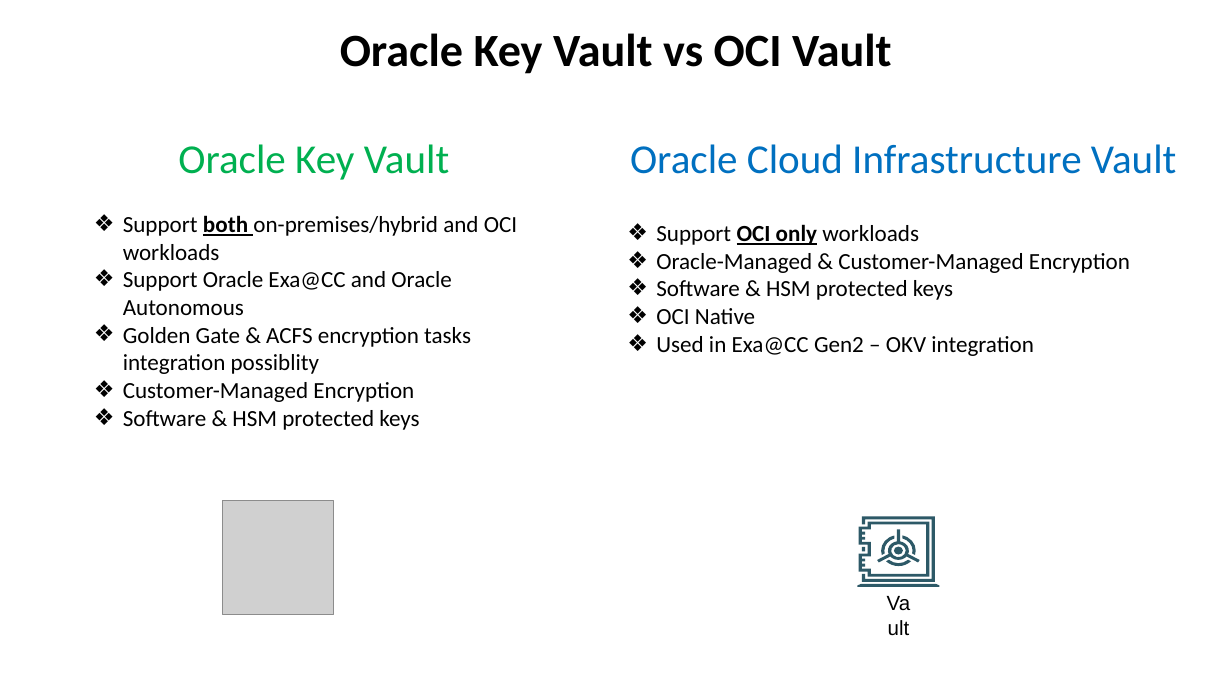
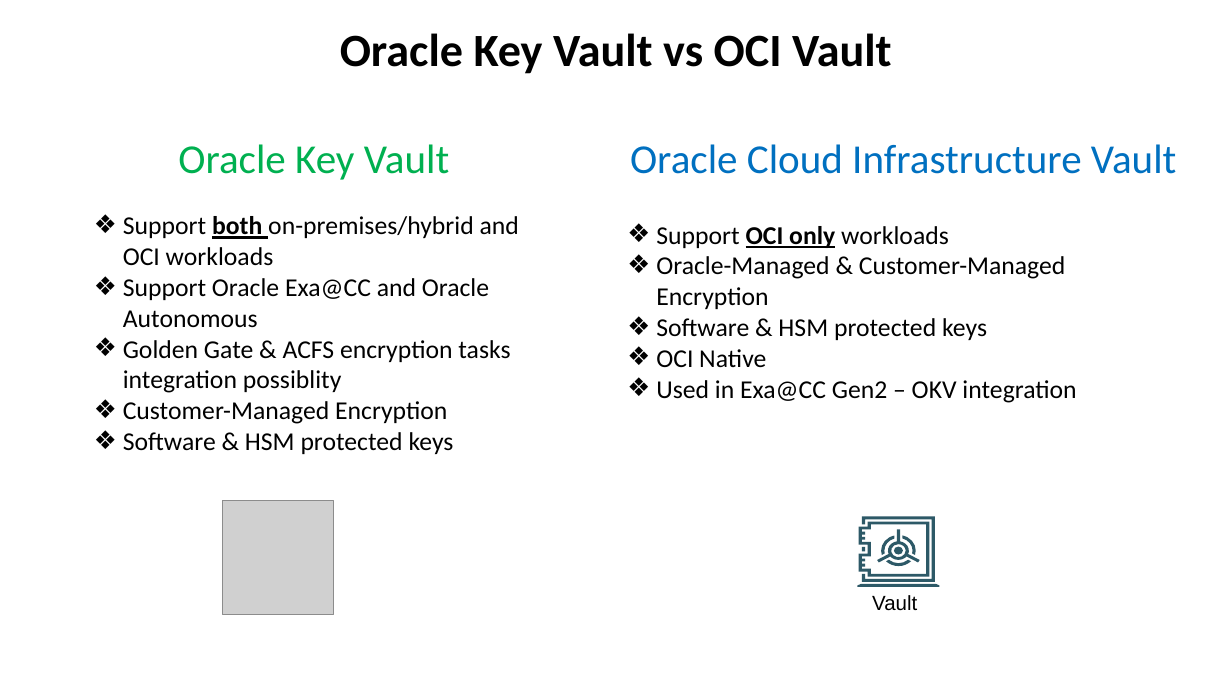
Before and after one commit to zizu1985/DOAG_OKV_EXACC, a slide deck: slide 19 of Oracle_Key_Vault_EXACC_DOAG26.pptx (slide 18 before the commit). Drawn at 1232x693 pixels with LibreOffice and Linux fonts; fonts in the diff are those of the drawing; grey boxes stand for pictures. Boxes give left, top, right and bottom in pixels: in the first picture for what was removed or moved away, otherwise in the second. Text is boxed around its words. In the diff, an @@ line names an element or a change of style, - is before the commit and + after.

```diff
--- a/Oracle_Key_Vault_EXACC_DOAG26.pptx
+++ b/Oracle_Key_Vault_EXACC_DOAG26.pptx
@@ text at [123,216,519,454]: size 18 to 20 pt @@
@@ text at [656,226,1076,403]: size 18 to 20 pt in "Support OCI only workloads", "Oracle-Managed & Customer-Managed Encryption", "Software & HSM protected keys", "OCI Native" and 1 more places @@
@@ text "Vault" rewrapped from [874,586,922,616] to [872,595,917,611] @@
```
Also in this commit, not shown: 22 other slides changed, 1 slide added, 2 slides removed.
